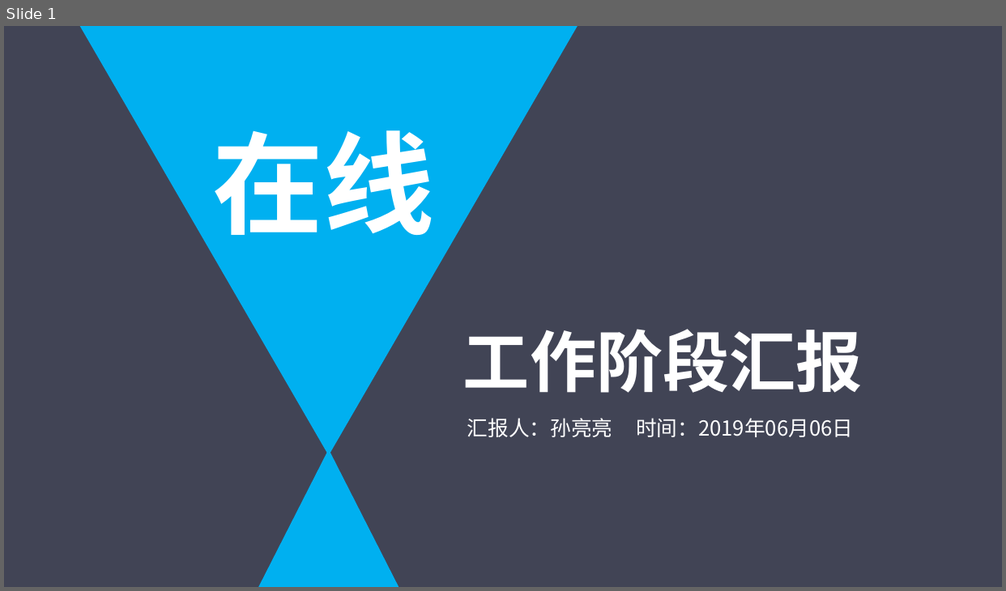
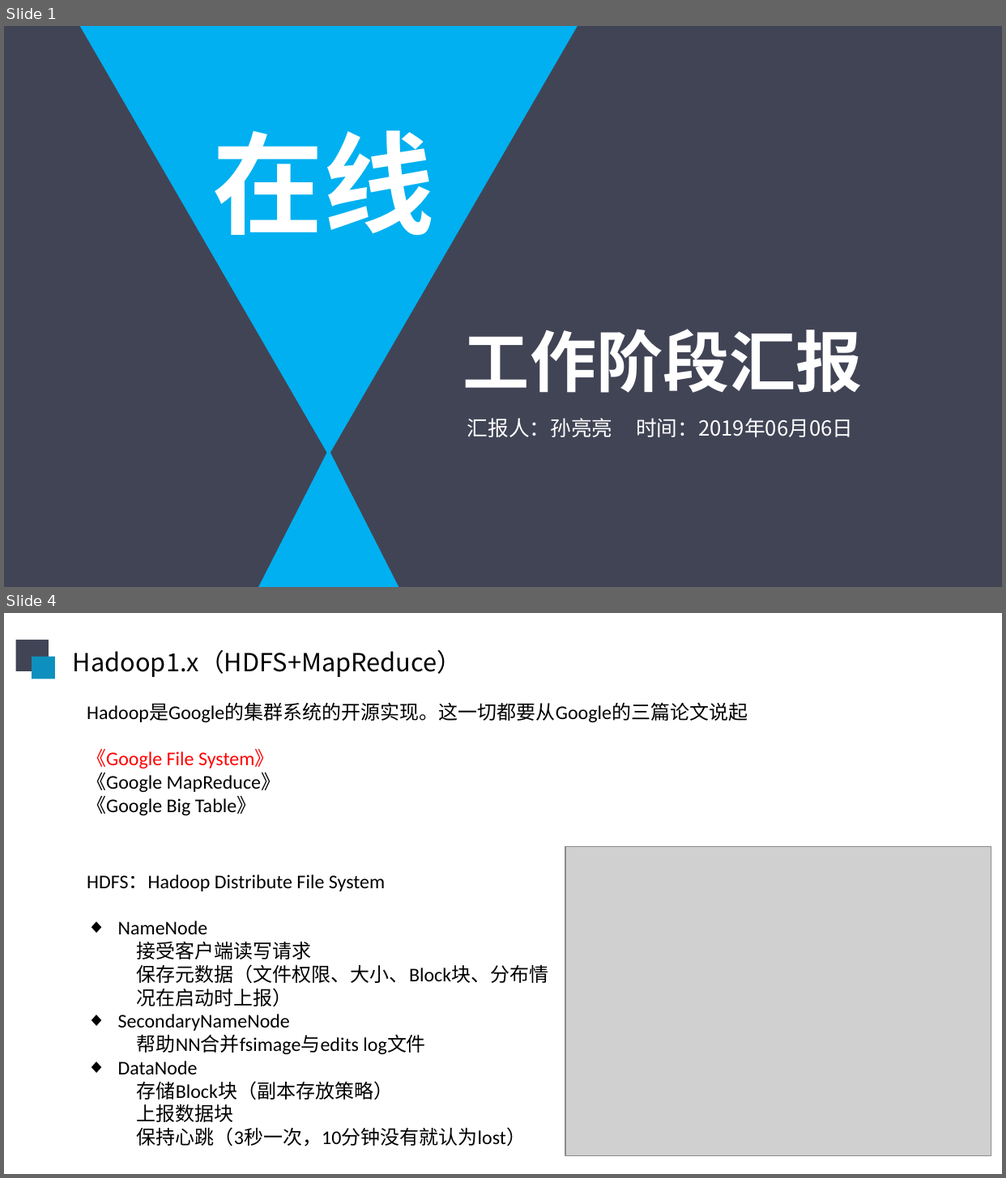
Before and after one commit to sunliangliang9201/interview_prepare, a slide deck: 在线阶段汇报20190606.pptx. Shown one above the other, each under a label of ours: slide 1 before the commit, slides 1 and 4 after it; the slides between them are not shown. The pictures are 1006x591 and 1006x1178 pixels, drawn with LibreOffice and Linux fonts; fonts in the diff are those of the drawing; grey boxes stand for pictures. Boxes give left, top, right and bottom in pixels: in the first picture for what was removed or moved away, otherwise in the second. Text is boxed around its words. In the diff, an @@ line names an element or a change of style, - is before the commit and + after.

```diff
--- a/在线阶段汇报20190606.pptx
+++ b/在线阶段汇报20190606.pptx
@@ slide 4 added at box(4, 613, 1002, 1174), background #FFFFFF @@
@@ rectangle added at box(16, 640, 49, 672), fill #414455 @@
@@ rectangle added at box(32, 657, 55, 680), fill #0E90BE @@
@@ text added at box(73, 649, 462, 677), 18 pt, text #000000 @@
+Hadoop1.x（HDFS+MapReduce）
@@ text added at box(87, 703, 748, 815), 14 pt, text #000000 @@
+Hadoop是Google的集群系统的开源实现。这一切都要从Google的三篇论文说起
+《Google File System》
+《Google MapReduce》
+《Google Big Table》
@@ picture added at box(565, 846, 991, 1157) @@
@@ text added at box(87, 875, 549, 1147), 14 pt, text #000000 @@
+HDFS：Hadoop Distribute File System
+◆ NameNode
+  接受客户端读写请求
+  保存元数据（文件权限、大小、Block块、分布情况在启动时上报）
+◆ SecondaryNameNode
+  帮助NN合并fsimage与edits log文件
+◆ DataNode
+  存储Block块（副本存放策略）
+  上报数据块
+  保持心跳（3秒一次，10分钟没有就认为lost）
```
Also in this commit, not shown: 5 slides changed, 7 other slides added.
